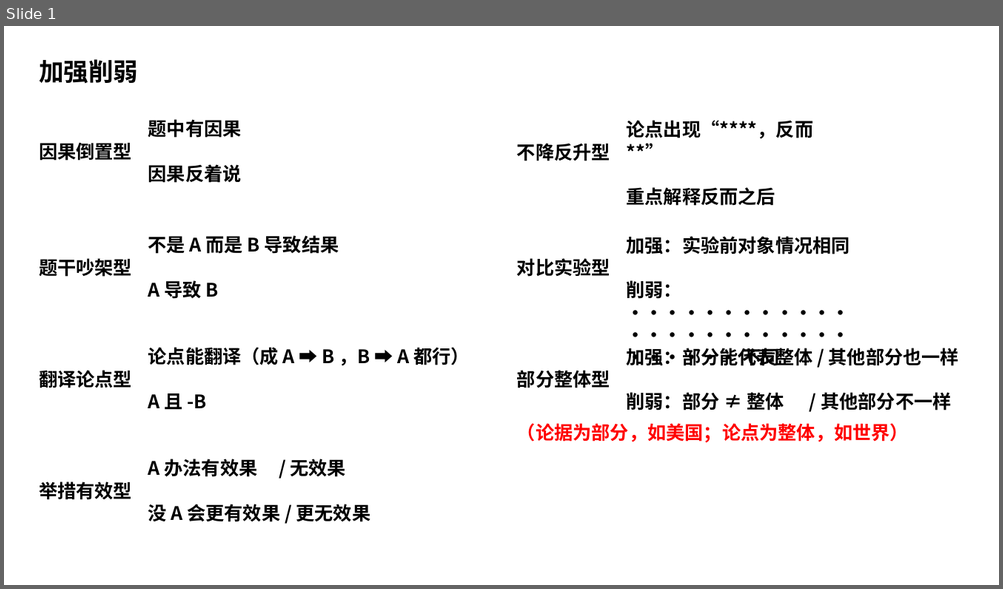
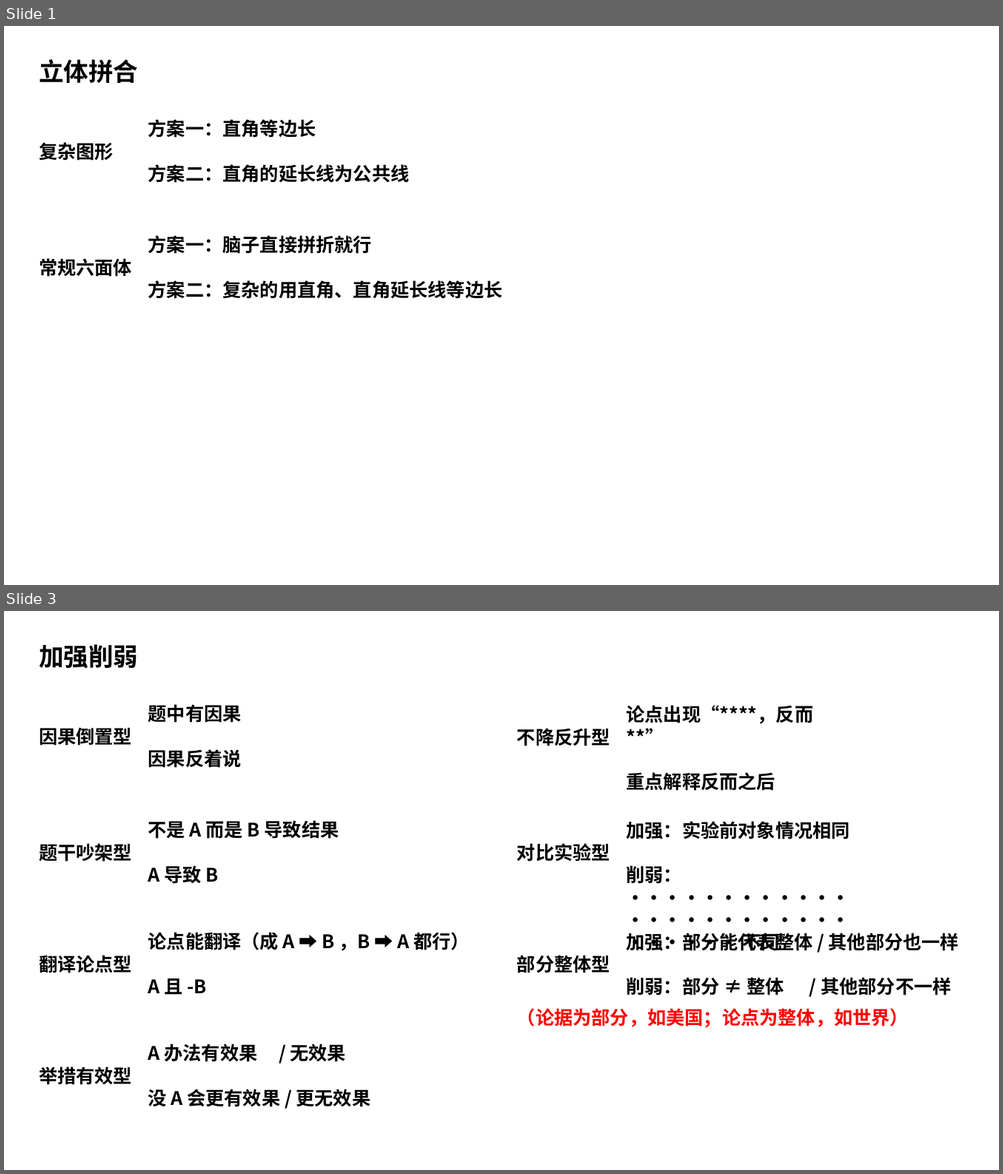
Before and after one commit to hornhuang/coder2ShiYeBian, a slide deck: 判断推理.pptx. Shown one above the other, each under a label of ours: slide 1 before the commit, slides 1 and 3 after it; the slides between them are not shown. The pictures are 1003x589 and 1003x1174 pixels, drawn with LibreOffice and Linux fonts; fonts in the diff are those of the drawing. Boxes give left, top, right and bottom in pixels: in the first picture for what was removed or moved away, otherwise in the second. Text is boxed around its words. In the diff, an @@ line names an element or a change of style, - is before the commit and + after.

```diff
--- a/判断推理.pptx
+++ b/判断推理.pptx
@@ slide 1 added at bbox=[4, 26, 999, 585], background #FFFFFF @@
@@ text added at bbox=[39, 59, 138, 83], 24 pt, text #000000, bold @@
+立体拼合
@@ text added at bbox=[148, 119, 410, 183], 18 pt, text #000000, bold @@
+方案一：直角等边长
+方案二：直角的延长线为公共线
@@ text added at bbox=[39, 142, 114, 161], 18 pt, text #000000, bold @@
+复杂图形
@@ text added at bbox=[148, 235, 503, 299], 18 pt, text #000000, bold @@
+方案一：脑子直接拼折就行
+方案二：复杂的用直角、直角延长线等边长
@@ text added at bbox=[39, 258, 132, 277], 18 pt, text #000000, bold @@
+常规六面体
@@ what was slide 1 is now slide 3 @@
```
Also in this commit, not shown: 1 other slide added.
